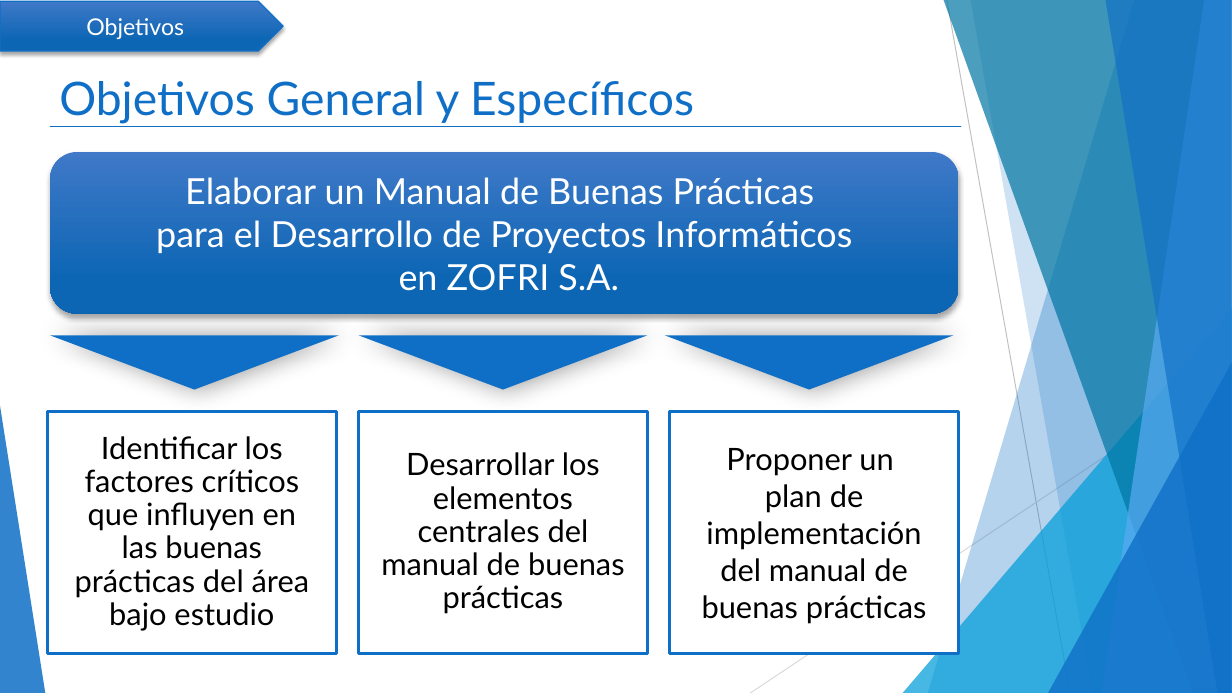
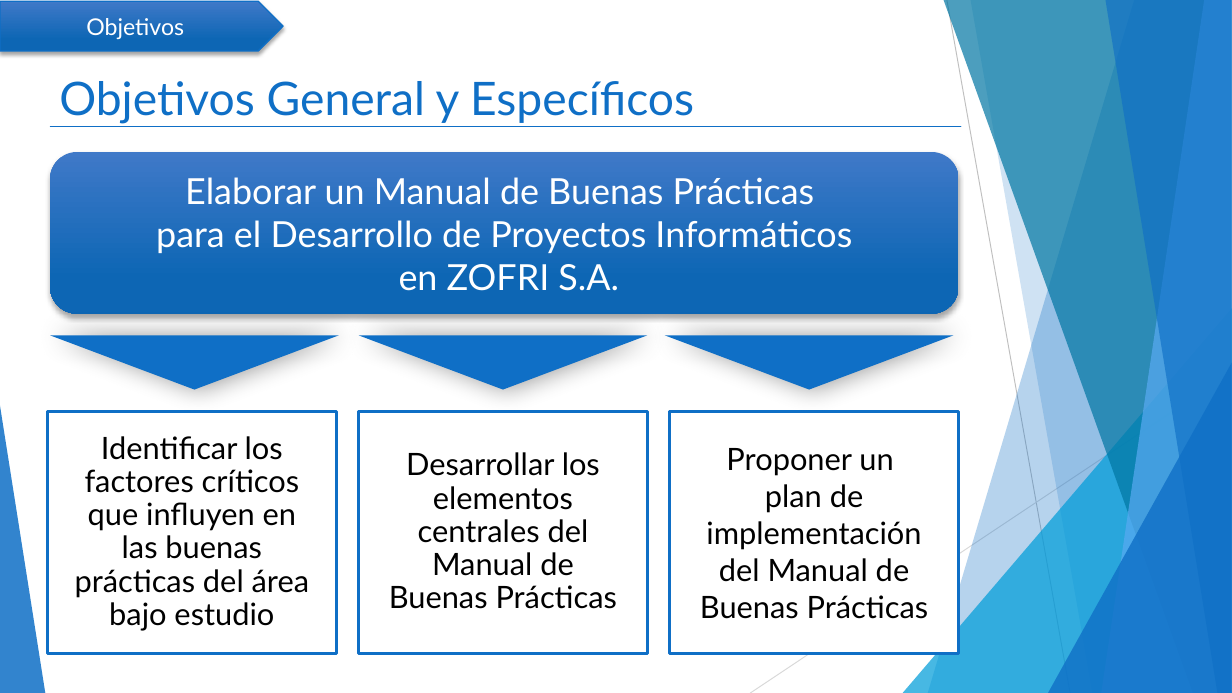
Before and after one commit to mcamara75/tituloUnap, a slide deck: slide 2 of 2018/TT IQQ 2018 Camara y Garay.pptx. Drawn at 1232x693 pixels with LibreOffice and Linux fonts; fonts in the diff are those of the drawing. Boxes give left, top, right and bottom in pixels: in the first picture for what was removed or moved away, otherwise in the second. Text is boxed around its words. In the diff, an @@ line names an element or a change of style, - is before the commit and + after.

```diff
--- a/2018/TT IQQ 2018 Camara y Garay.pptx
+++ b/2018/TT IQQ 2018 Camara y Garay.pptx
@@ text in rectangle at <box>389,452,618,609</box>: text changed @@
-Desarrollar los elementos centrales del manual de buenas prácticas
+Desarrollar los elementos centrales del Manual de Buenas Prácticas
@@ text in rectangle at <box>700,484,929,619</box>: text changed @@
-plan de implementación del manual de buenas prácticas
+plan de implementación del Manual de Buenas Prácticas
```
Also in this commit, not shown: 2 other slides changed.
